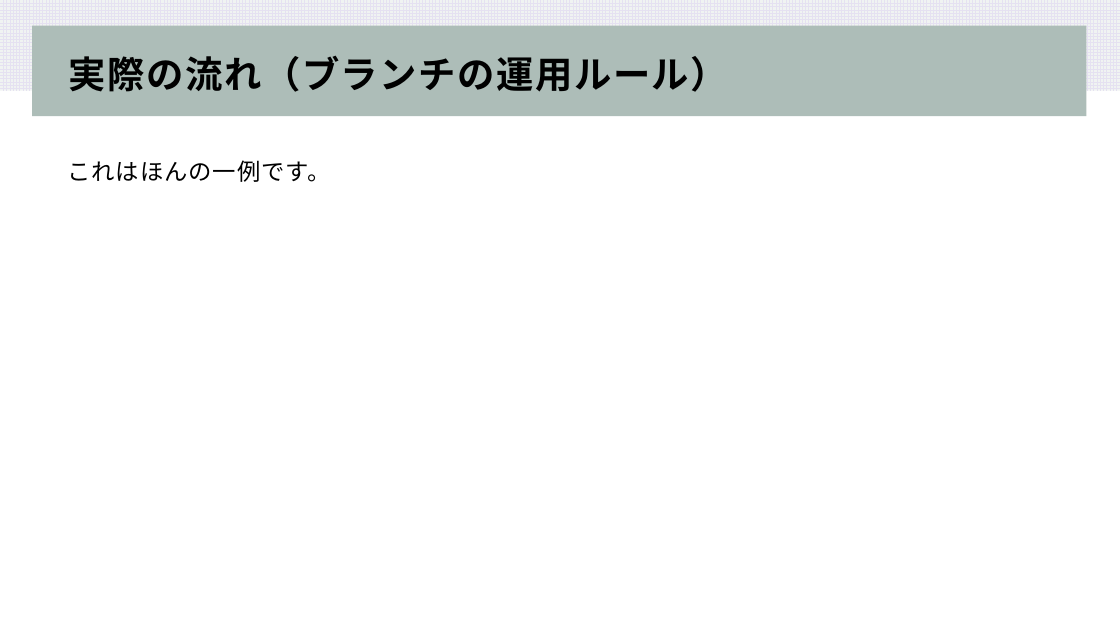
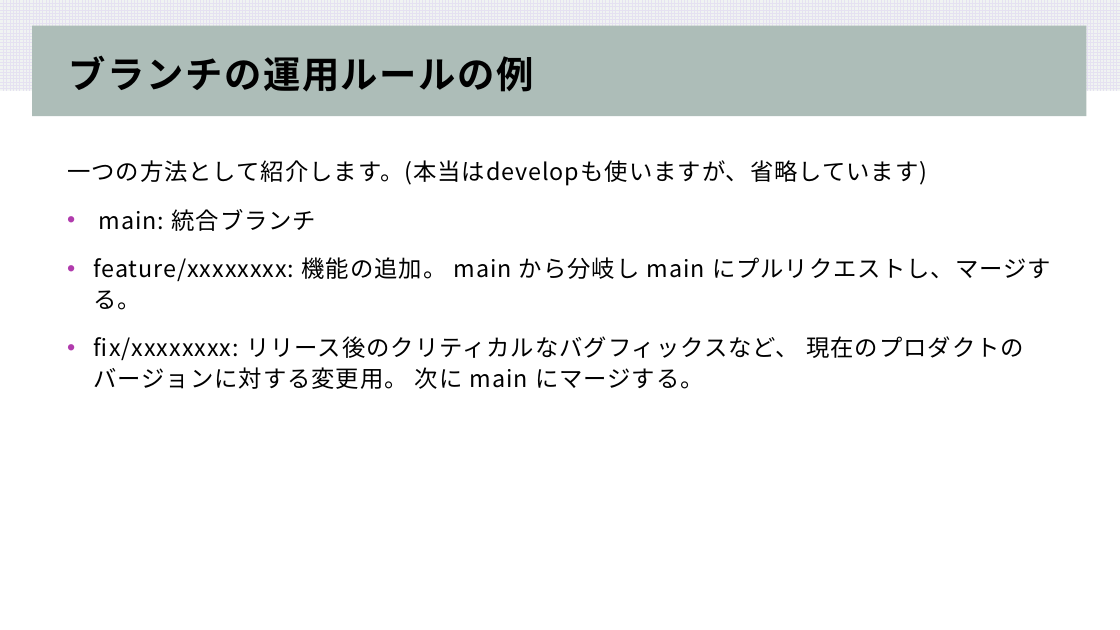
Before and after one commit to koki-sys/syuboard, a slide deck: slide 8 of document/PullRequest.pptx. Drawn at 1120x630 pixels with LibreOffice and Linux fonts; fonts in the diff are those of the drawing. Boxes give left, top, right and bottom in pixels: in the first picture for what was removed or moved away, otherwise in the second. Text is boxed around its words. In the diff, an @@ line names an element or a change of style, - is before the commit and + after.

Commit message:
プルリクの資料完成しました!

```diff
--- a/document/PullRequest.pptx
+++ b/document/PullRequest.pptx
@@ title at [69,55,534,92]: text changed @@
-実際の流れ（ブランチの運用ルール）
+ブランチの運用ルールの例
@@ text at [67,160,1051,389]: text changed @@
-これはほんの一例です。
+一つの方法として紹介します。(本当はdevelopも使いますが、省略しています)
+• main: 統合ブランチ
+• feature/xxxxxxxx: 機能の追加。 main から分岐し main にプルリクエストし、マージする。
+• fix/xxxxxxxx: リリース後のクリティカルなバグフィックスなど、 現在のプロダクトのバージョンに対する変更用。 次に main にマージする。
```
Also in this commit, not shown: 9 other slides changed, 6 slides added, 1 other file.
